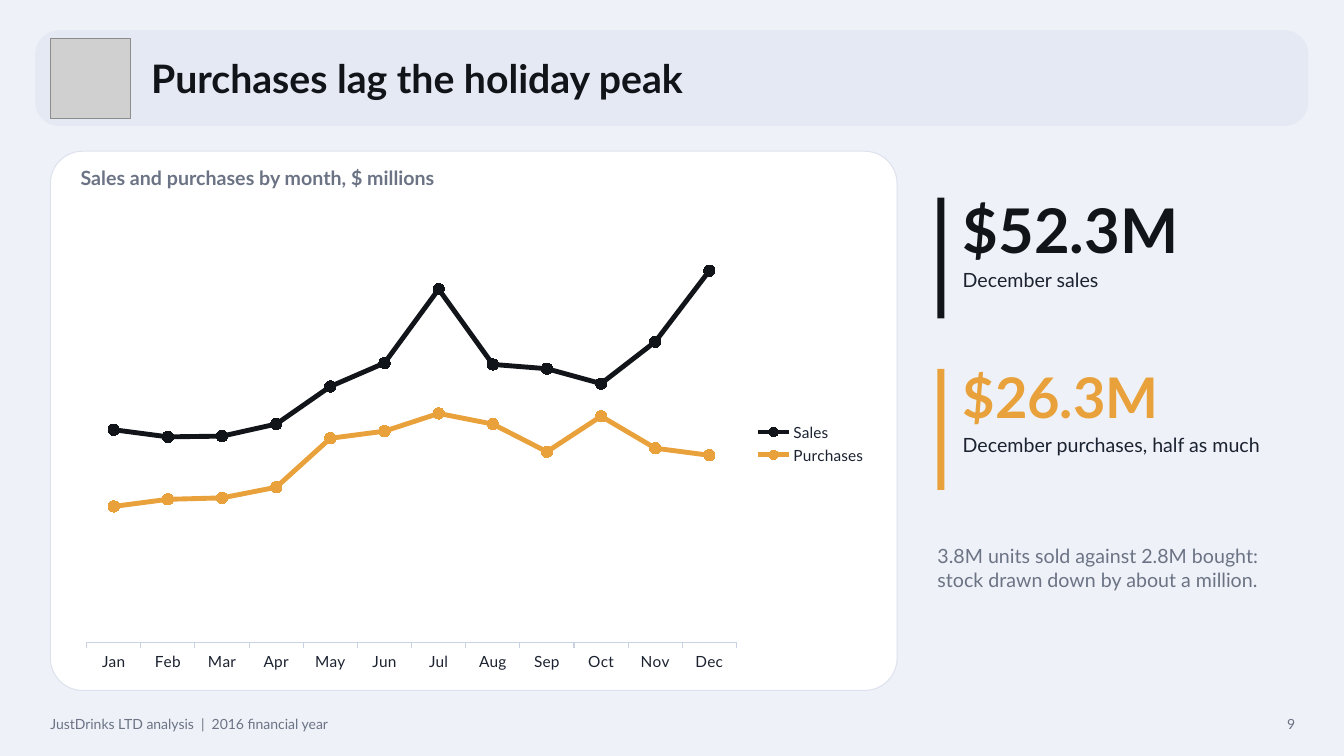
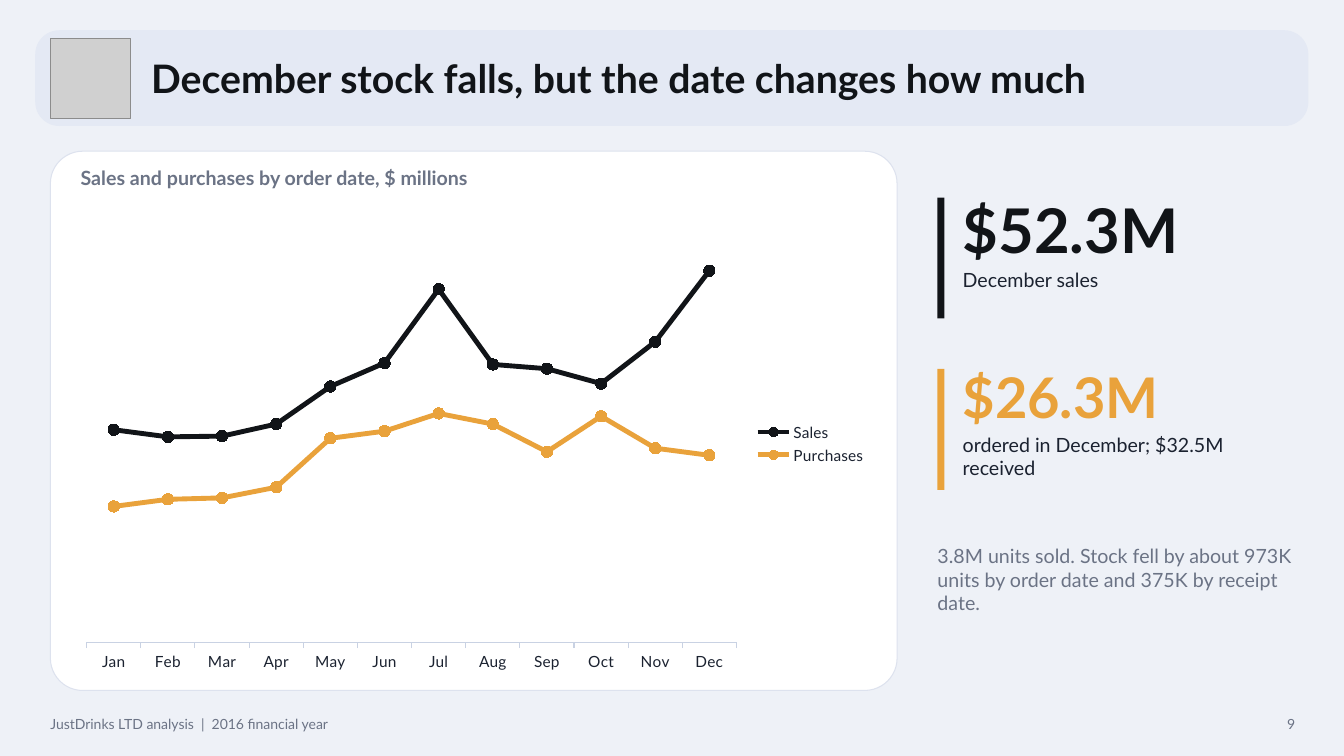
Before and after one commit to bihbrandysango-cloud/justdrinks-ltd-analysis, a slide deck: slide 9 of docs/JustDrinks-Presentation.pptx. Drawn at 1344x756 pixels with LibreOffice and Linux fonts; fonts in the diff are those of the drawing; grey boxes stand for pictures. Boxes give left, top, right and bottom in pixels: in the first picture for what was removed or moved away, otherwise in the second. Text is boxed around its words. In the diff, an @@ line names an element or a change of style, - is before the commit and + after.

```diff
--- a/docs/JustDrinks-Presentation.pptx
+++ b/docs/JustDrinks-Presentation.pptx
@@ text at [151, 64, 1086, 100]: text changed @@
-Purchases lag the holiday peak
+December stock falls, but the date changes how much
@@ text at [81, 170, 468, 189]: text changed @@
-Sales and purchases by month, $ millions
+Sales and purchases by order date, $ millions
@@ text at [963, 436, 1223, 475]: text changed @@
-December purchases, half as much
+ordered in December; $32.5M received
@@ text at [937, 548, 1291, 610]: text changed @@
-3.8M units sold against 2.8M bought: stock drawn down by about a million.
+3.8M units sold. Stock fell by about 973K units by order date and 375K by receipt date.
```
Also in this commit, not shown: 12 other files.
